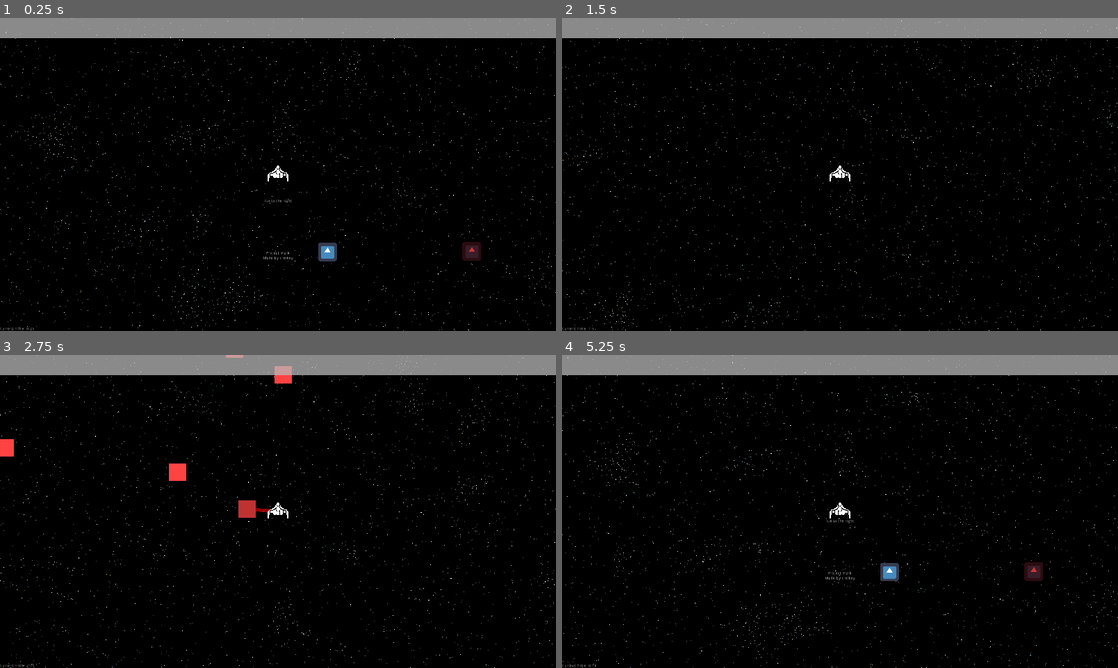
Above: before the commit, frames 1-4 (two rows, left to right).
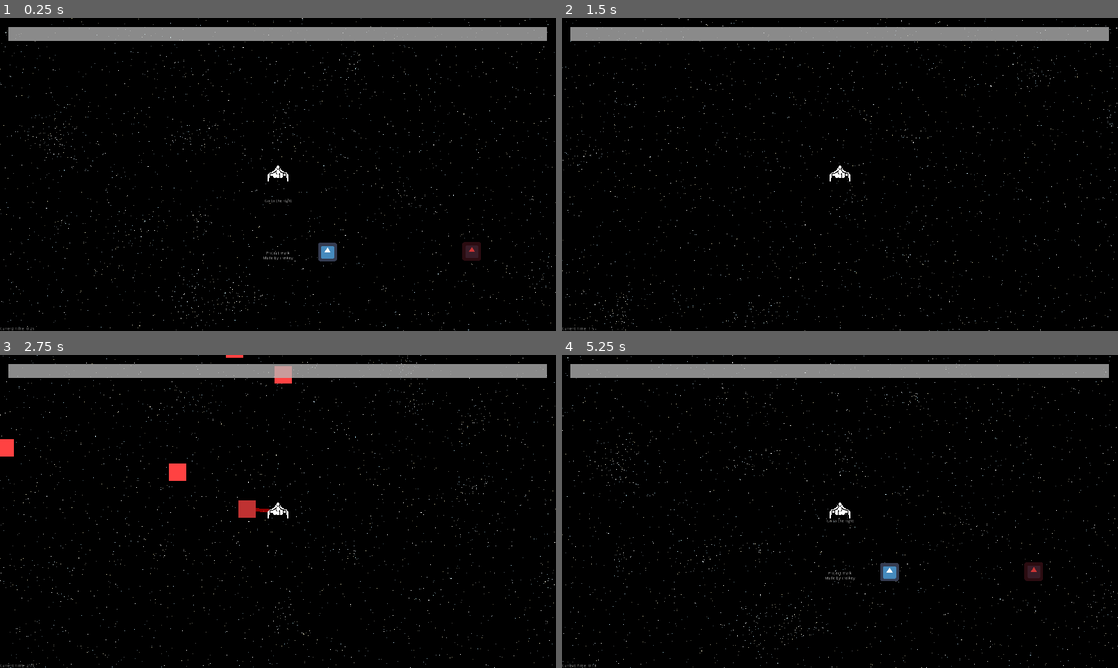
Above: after the commit, the same moments.

Repository: lajollagamesclub/project-mark
Game: Godot game, scene res://Main.tscn
Two runs of this game, one before a commit and one after it. Both use one fixed random seed, a clock stepped at 60 frames per second and the inputs below. The engine's default icon, where the game draws it, is replaced by a stand-in: a white triangle on a blue panel in a dark square.
Inputs:
- Up to frame 1 (0.25 s): no input
- Up to frame 2 (1.5 s): hold E (g_dash_right) 0.53-1.28 s; hold S (g_down) from 1.28 s (still down)
- Up to frame 3 (2.75 s): release S (g_down) at 2.03 s; hold E (g_dash_right) from 2.03 s (still down)
- Up to frame 4 (5.25 s): release E (g_dash_right) at 2.78 s; hold Up (g_fire_up) 2.78-3.53 s; hold Q (g_dash_left) 3.53-5 s; click "Reload" at 5 s

The runs differ from the first frame. In frame 1, 3.9% of the frame differs, in the area x 0-100%, y 0-8%; in frame 2, 3.9%; in frame 3, 3.9%; in frame 4, 3.9%.

Commit message:
Improve look of ammo progress bar

Diff:
--- a/src/Main.tscn
+++ b/src/Main.tscn
@@ -103,19 +103,43 @@
 
 [node name="UI" type="CanvasLayer" parent="."]
 
-[node name="ProgressBar" type="ProgressBar" parent="UI"]
+[node name="MarginContainer" type="MarginContainer" parent="UI"]
+anchor_right = 1.0
+anchor_bottom = 1.0
+custom_constants/margin_right = 30
+custom_constants/margin_top = 30
+custom_constants/margin_left = 30
+custom_constants/margin_bottom = 1000
+__meta__ = {
+"_edit_use_anchors_": false
+}
+
+[node name="BulletBar" type="ProgressBar" parent="UI/MarginContainer"]
 modulate = Color( 1, 1, 1, 0.501961 )
-anchor_right = 1.0
-margin_bottom = 69.0
+margin_left = 30.0
+margin_top = 30.0
+margin_right = 1890.0
+margin_bottom = 80.0
+size_flags_horizontal = 3
+size_flags_vertical = 1
 theme = ExtResource( 10 )
 value = 50.0
 percent_visible = false
 script = ExtResource( 11 )
+__meta__ = {
+"_edit_use_anchors_": false
+}
 
 [node name="CurTimeLabel" type="Label" parent="UI"]
 anchor_top = 1.0
+anchor_right = 1.0
 anchor_bottom = 1.0
-margin_top = -14.0
-margin_right = 40.0
+margin_top = -76.0
+size_flags_vertical = 1
+text = "time"
+valign = 2
 script = ExtResource( 12 )
+__meta__ = {
+"_edit_use_anchors_": false
+}
 [connection signal="timeout" from="StartMeasuringTimer" to="StarsPerformanceSwitcher" method="_on_StartMeasuringTimer_timeout"]
